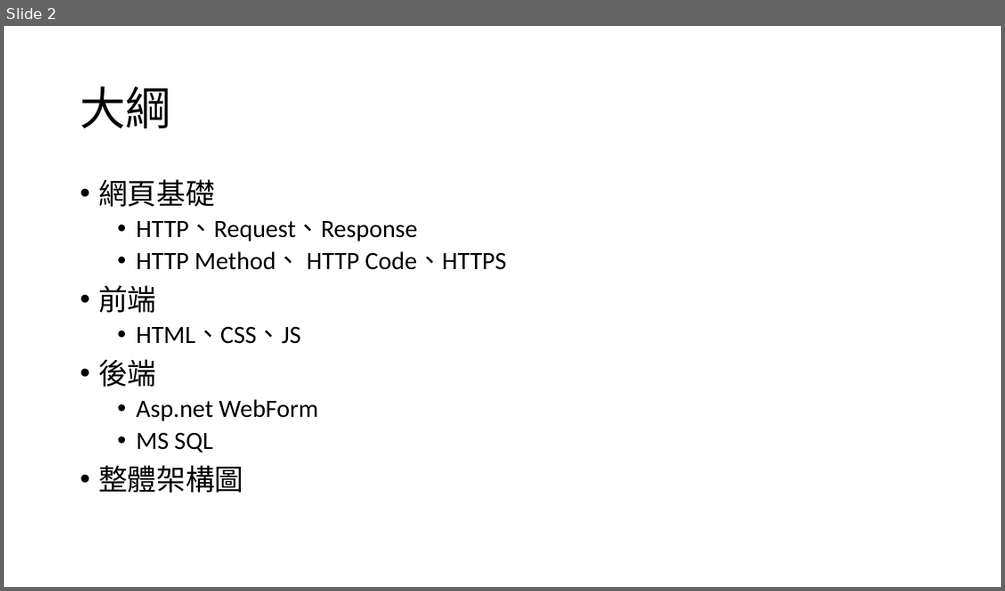
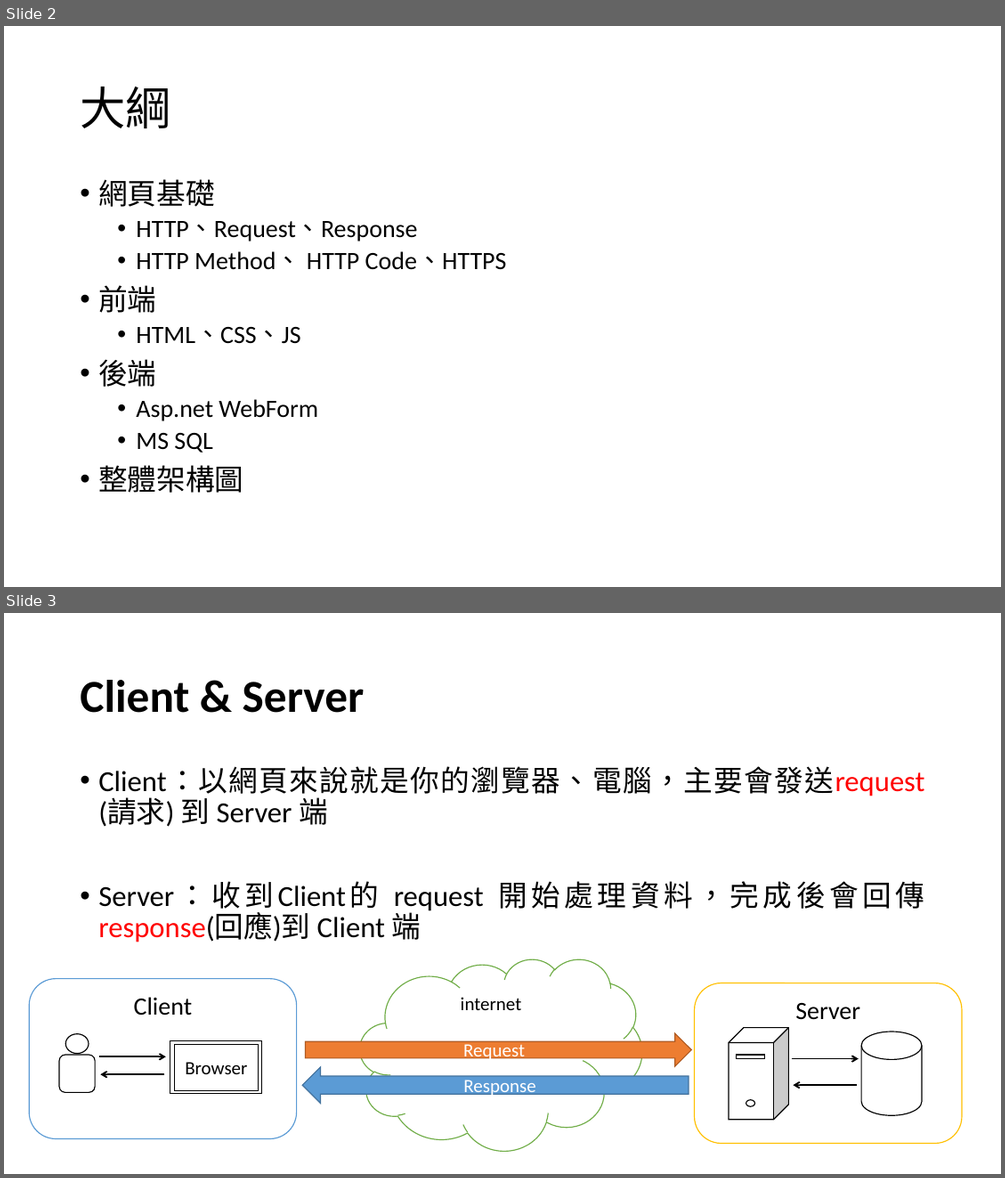
Before and after one commit to Q81JIAXIONG/-, a slide deck: 投影片/1.網頁基礎.pptx. Shown one above the other, each under a label of ours: slide 2 before the commit, slides 2 and 3 after it. The pictures are 1005x591 and 1005x1178 pixels, drawn with LibreOffice and Linux fonts; fonts in the diff are those of the drawing. Boxes give left, top, right and bottom in pixels: in the first picture for what was removed or moved away, otherwise in the second. Text is boxed around its words. In the diff, an @@ line names an element or a change of style, - is before the commit and + after.

```diff
--- a/投影片/1.網頁基礎.pptx
+++ b/投影片/1.網頁基礎.pptx
@@ slide 3 added at bbox=[4, 613, 1001, 1174], background #FFFFFF @@
@@ title added at bbox=[80, 680, 364, 713], 44 pt, text #000000, bold @@
+Client & Server
@@ text added at bbox=[98, 767, 925, 942], 28 pt, text #000000 @@
+• Client：以網頁來說就是你的瀏覽器、電腦，主要會發送request (請求) 到 Server 端
+• Server：收到Client的 request 開始處理資料，完成後會回傳 response(回應)到 Client 端
@@ cloud added at bbox=[360, 958, 642, 1150], fill #FFFFFF, outline #70AD47 1 pt, 18 pt, text #000000 @@
+internet
@@ rounded rectangle added at bbox=[30, 979, 297, 1139], fill #FFFFFF, outline #5B9BD5 1 pt, 24 pt, text #000000 @@
+Client
@@ rounded rectangle added at bbox=[695, 983, 962, 1143], fill #FFFFFF, outline #FFC000 1 pt, 24 pt, text #000000 @@
+Server
@@ ellipse added at bbox=[65, 1034, 89, 1054], fill #FFFFFF, outline #000000 1 pt @@
@@ right arrow added at bbox=[306, 1033, 691, 1066], fill #ED7D31, outline #AF5C24 1 pt, 18 pt, text #FFFFFF @@
+Request
@@ cube added at bbox=[728, 1027, 788, 1119], fill #FFFFFF, outline #000000 1 pt @@
@@ cylinder added at bbox=[862, 1032, 922, 1116], fill #FFFFFF, outline #000000 1 pt @@
@@ rounded rectangle added at bbox=[59, 1055, 96, 1093], fill #FFFFFF, outline #000000 1 pt @@
@@ arrow added from (99, 1056) to (165, 1056), #000000 1.5 pt @@
@@ rectangle added at bbox=[170, 1041, 262, 1093], fill #FFFFFF, outline #000000 1 pt @@
@@ rectangle added at bbox=[175, 1045, 259, 1091], fill #FFFFFF, outline #000000 1 pt, 18 pt, text #000000 @@
+Browser
@@ rectangle added at bbox=[736, 1055, 764, 1059], fill #FFFFFF, outline #000000 1 pt @@
@@ arrow added from (792, 1059) to (858, 1059), #000000 1.5 pt @@
@@ arrow added from (164, 1074) to (100, 1074), #000000 1.5 pt @@
@@ left arrow added at bbox=[302, 1067, 688, 1103], fill #5B9BD5, outline #43739E 1 pt, 18 pt, text #FFFFFF @@
+Response
@@ arrow added from (858, 1085) to (793, 1085), #000000 1.5 pt @@
@@ ellipse added at bbox=[745, 1100, 755, 1107], fill #FFFFFF, outline #000000 1 pt @@
```
Also in this commit, not shown: 13 other slides added, 14 other files.
